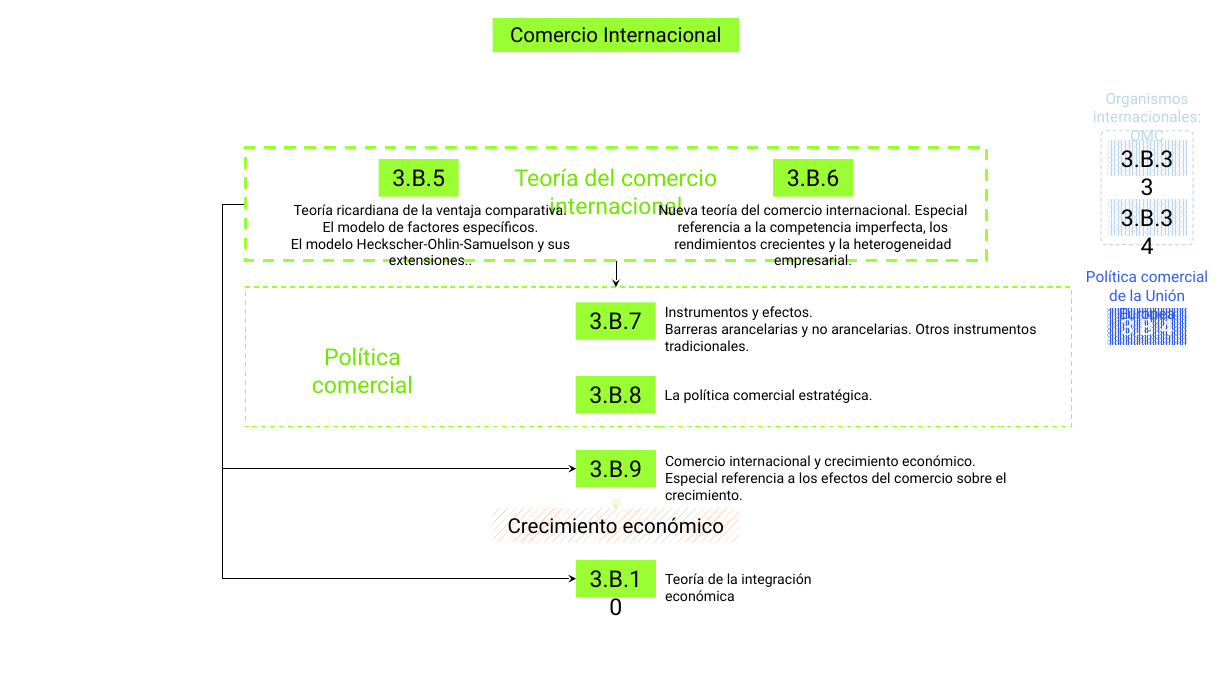
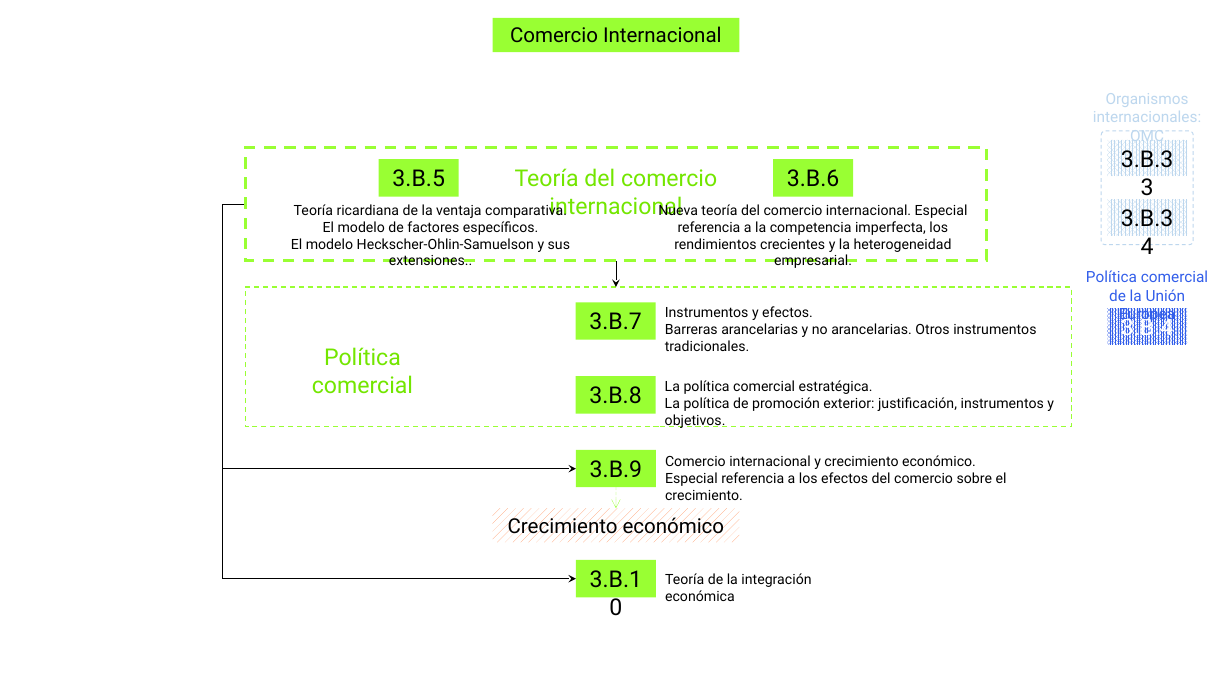
Before and after one commit to vgutierrezmarcos/victorgutierrezmarcos.github.io, a slide deck: slide 23 of organizacion/estructura_temario.ppsx. Drawn at 1232x693 pixels with LibreOffice and Linux fonts; fonts in the diff are those of the drawing. Boxes give left, top, right and bottom in pixels: in the first picture for what was removed or moved away, otherwise in the second. Text is boxed around its words. In the diff, an @@ line names an element or a change of style, - is before the commit and + after.

```diff
--- a/organizacion/estructura_temario.ppsx
+++ b/organizacion/estructura_temario.ppsx
@@ text "La política comercial estratégica.": place and size @@
-text "La política comercial estratégica." at [665, 389, 873, 403]
+text "La política comercial estratégica." at [665, 380, 1054, 428]
@@ text at [665, 397, 1054, 428]: paragraph added @@
+La política de promoción exterior: justificación, instrumentos y objetivos.
```
Also in this commit, not shown: 25 other slides changed, 2 slides added, 3 other files.
